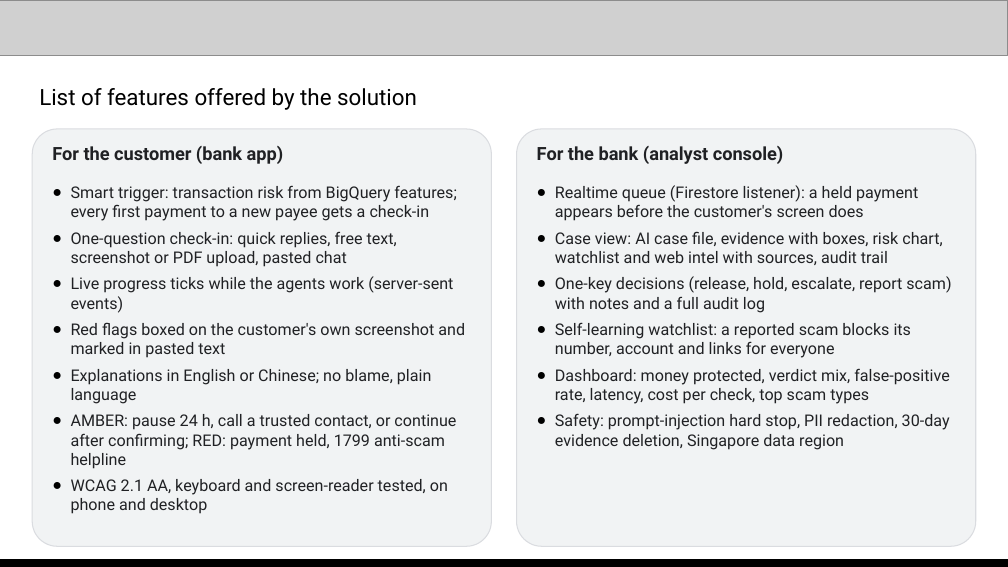
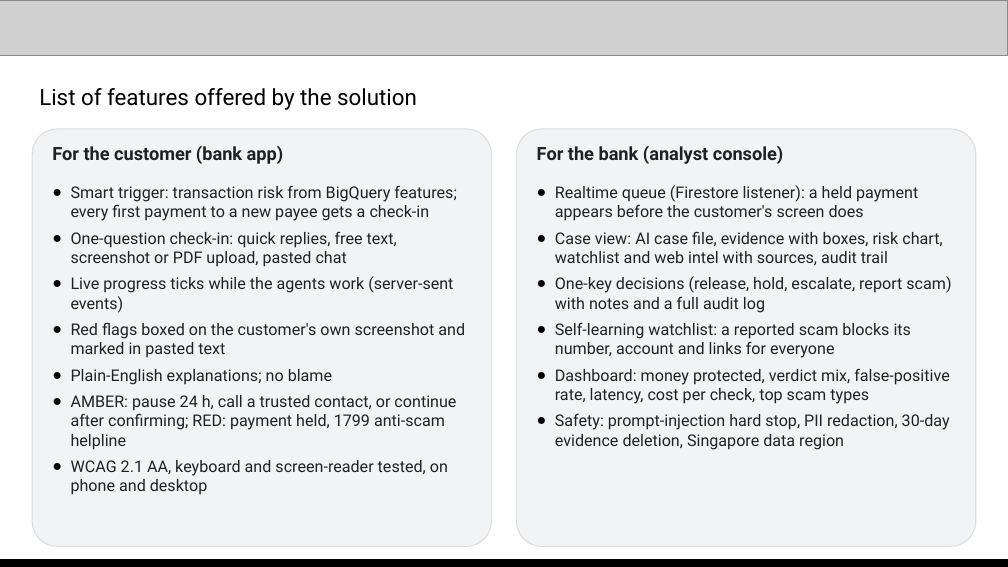
Before and after one commit to cikohtech/pauseguard, a slide deck: slide 5 of submission/PauseGuard_Submission.pptx. Drawn at 1008x567 pixels with LibreOffice and Linux fonts; fonts in the diff are those of the drawing; grey boxes stand for pictures. Boxes give left, top, right and bottom in pixels: in the first picture for what was removed or moved away, otherwise in the second. Text is boxed around its words. In the diff, an @@ line names an element or a change of style, - is before the commit and + after.

Commit message:
English-only web deployed: screens, GIF and deck refreshed
make deploy-web from d67c035 (API unchanged, revision 00009-cww); make smoke
and make console-live pass. make screens re-captured docs/img/screens/ and
docs/img/demo.gif without the language toggle; make deck rebuilt the
submission deck with them. PROGRESS row 15 done.

```diff
--- a/submission/PauseGuard_Submission.pptx
+++ b/submission/PauseGuard_Submission.pptx
@@ text at bbox=[71, 369, 332, 385]: text changed @@
-● Explanations in English or Chinese; no blame, plain language
+● Plain-English explanations; no blame
```
Also in this commit, not shown: 2 other slides changed, 15 other files.
